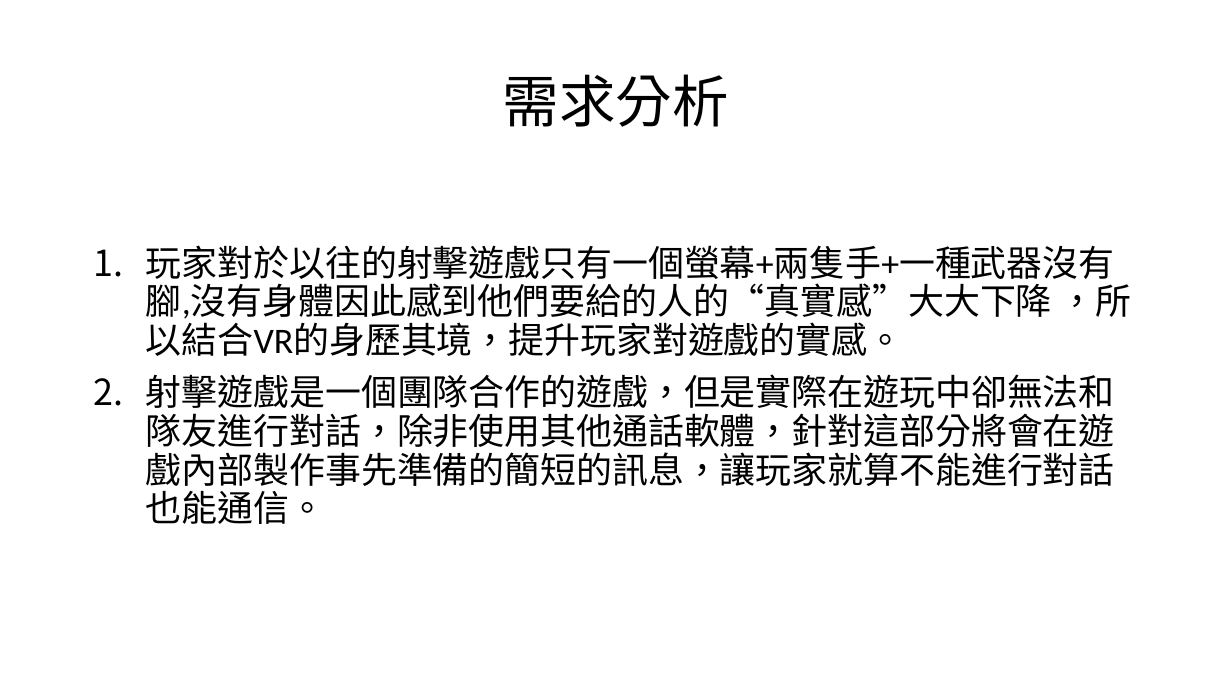
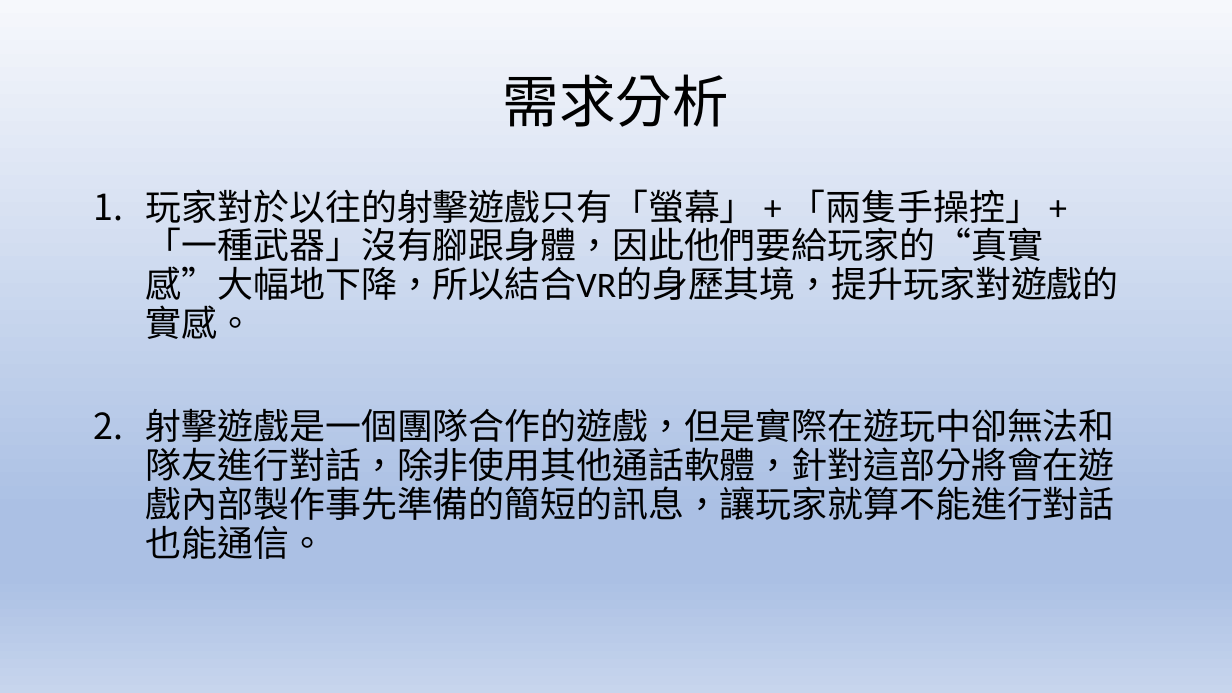
Before and after one commit to kewen0604/107_SE_Team2, a slide deck: slide 6 of 軟體工程期末專題報告.pptx. Drawn at 1232x693 pixels with LibreOffice and Linux fonts; fonts in the diff are those of the drawing. Boxes give left, top, right and bottom in pixels: in the first picture for what was removed or moved away, otherwise in the second. Text is boxed around its words. In the diff, an @@ line names an element or a change of style, - is before the commit and + after.

```diff
--- a/軟體工程期末專題報告.pptx
+++ b/軟體工程期末專題報告.pptx
@@ background #FFFFFF to gradient #F6F8FC to #ABC0E4 to #C7D5ED @@
@@ text at (146,189,1119,339): text changed @@
-1. 玩家對於以往的射擊遊戲只有一個螢幕+兩隻手+一種武器沒有腳,沒有身體因此感到他們要給的人的“真實感”大大下降 ，所以結合VR的身歷其境，提升玩家對遊戲的實感。
+1. 玩家對於以往的射擊遊戲只有「螢幕」 + 「兩隻手操控」 + 「一種武器」沒有腳跟身體，因此他們要給玩家的“真實感”大幅地下降，所以結合VR的身歷其境，提升玩家對遊戲的實感。
```
Also in this commit, not shown: 16 other slides changed.
